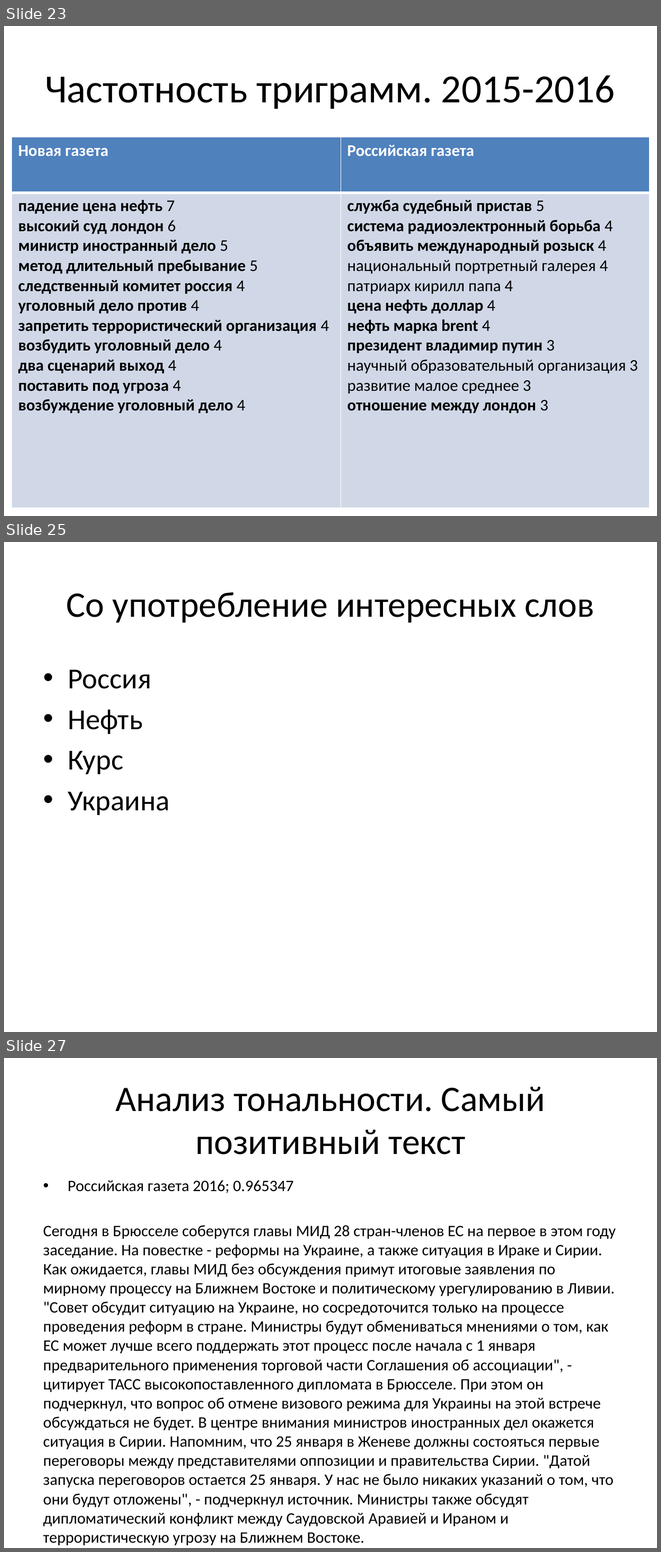
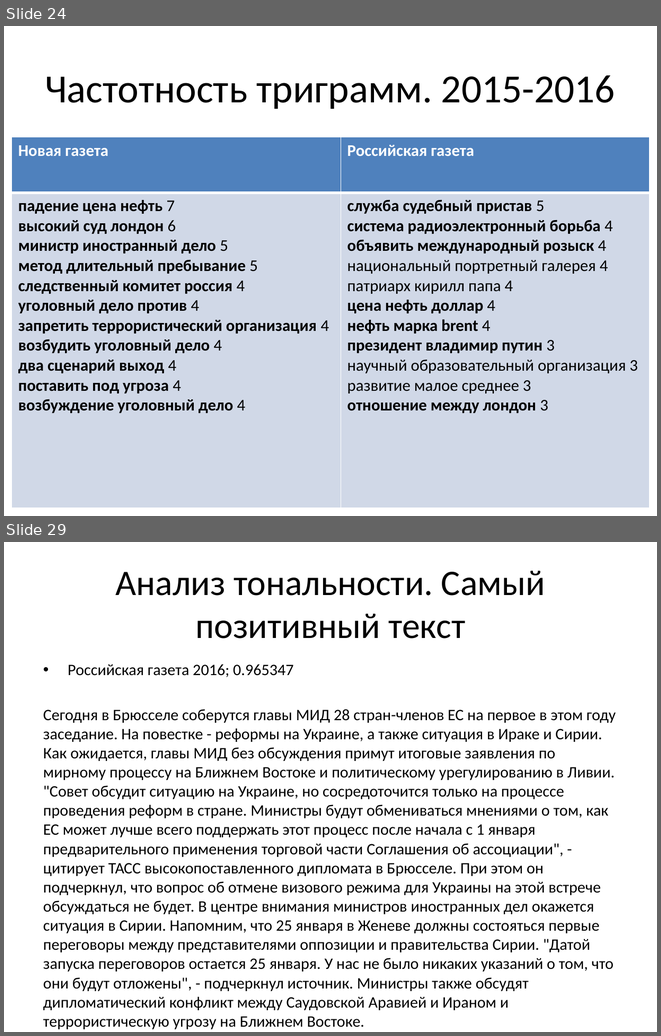
Before and after one commit to arassadin/hse_ling, a slide deck: ng_rg_presentation.pptx. Shown one above the other, each under a label of ours: slides 23, 25 and 27 before the commit, slides 24 and 29 after it; the slides between them are not shown. The pictures are 661x1552 and 661x1036 pixels, drawn with LibreOffice and Linux fonts; fonts in the diff are those of the drawing. Boxes give left, top, right and bottom in pixels: in the first picture for what was removed or moved away, otherwise in the second. Text is boxed around its words. In the diff, an @@ line names an element or a change of style, - is before the commit and + after.

```diff
--- a/ng_rg_presentation.pptx
+++ b/ng_rg_presentation.pptx
@@ slide 25 removed at bbox=[4, 542, 657, 1032], background #FFFFFF @@
@@ title removed at bbox=[67, 592, 594, 623] @@
-Со употребление интересных слов
@@ text removed at bbox=[68, 670, 169, 815] @@
-• Россия
-• Нефть
-• Курс
-• Украина
@@ what was slide 23 is now slide 24 @@
@@ what was slide 27 is now slide 29 @@
```
Also in this commit, not shown: 5 slides changed, 5 slides added, 1 other slide removed.
